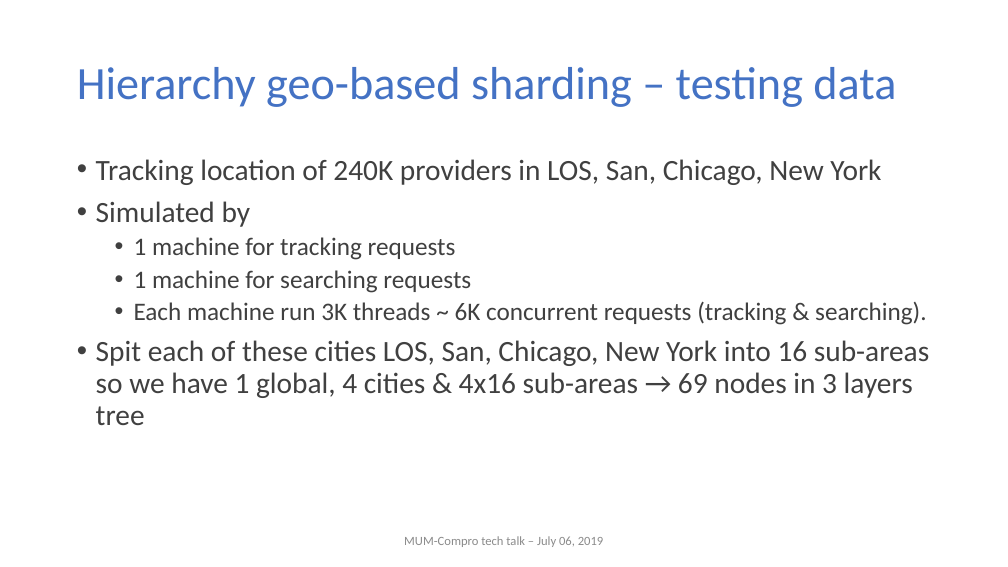
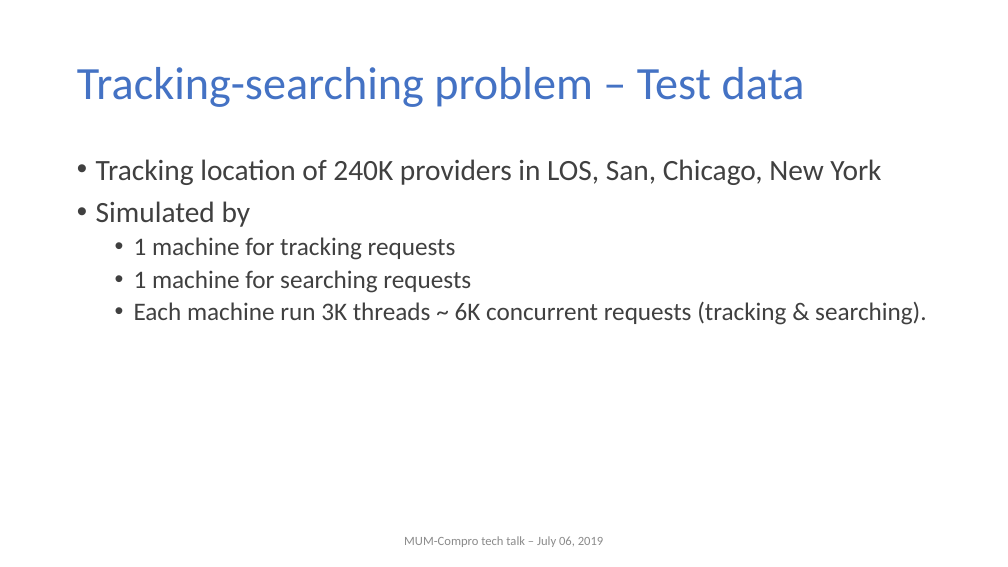
Before and after one commit to nghianghesi/hms, a slide deck: slide 5 of slide.pptx (slide 10 before the commit). Drawn at 1008x567 pixels with LibreOffice and Linux fonts; fonts in the diff are those of the drawing; background and template pictures are left out. Boxes give left, top, right and bottom in pixels: in the first picture for what was removed or moved away, otherwise in the second. Text is boxed around its words. In the diff, an @@ line names an element or a change of style, - is before the commit and + after.

```diff
--- a/slide.pptx
+++ b/slide.pptx
@@ title at <box>77,67,805,107</box>: text changed @@
-Hierarchy geo-based sharding – testing data
+Tracking-searching problem – Test data
@@ text at <box>96,340,929,425</box>: paragraph removed @@
-• Spit each of these cities LOS, San, Chicago, New York into 16 sub-areas so we have 1 global, 4 cities & 4x16 sub-areas → 69 nodes in 3 layers tree
```
Also in this commit, not shown: 10 other slides changed.
